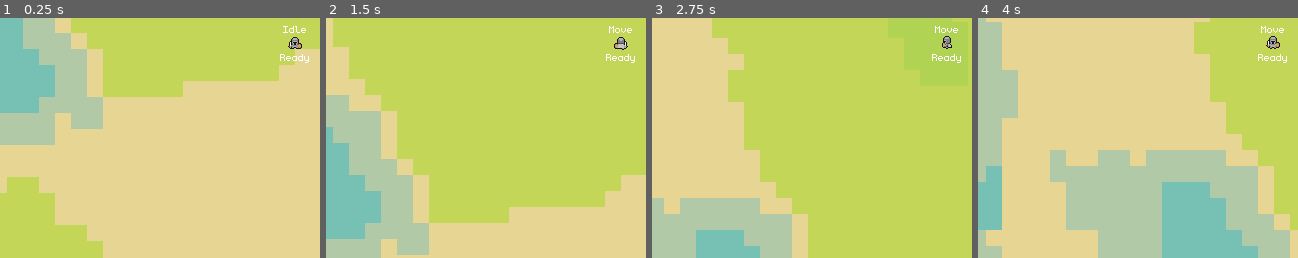
Above: before the commit, frames 1-4 (left to right).
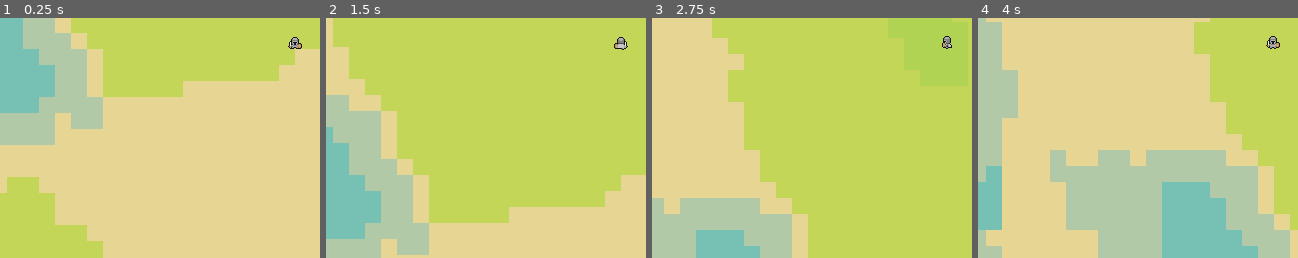
Above: after the commit, the same moments.

Repository: dmitriy-shmilo/GBIC23
Game: Godot game, scene res://main.tscn
Two runs of this game, one before a commit and one after it. Both use one fixed random seed, a clock stepped at 60 frames per second and the inputs below.
Inputs:
- Up to frame 1 (0.25 s): no input
- Up to frame 2 (1.5 s): hold W (move_up) from 0.53 s (still down); tap Space (attack) at 0.6 s; tap E (interact) at 1.35 s
- Up to frame 3 (2.75 s): release W (move_up) at 2.03 s; hold A (move_left) from 2.03 s (still down); tap Space (attack) at 2.1 s
- Up to frame 4 (4 s): tap E (interact) at 2.85 s; release A (move_left) at 3.53 s; hold S (move_down) from 3.53 s (still down); tap Space (attack) at 3.6 s
The pictures show only the part of the screen within x 4-54%, y 45-95%; the shares and areas given below are measured in that part.

The runs differ from the first frame. In frame 1, 0.2% of the frame differs, in the area x 87-97%, y 3-19%; in frame 2, 0.2%; in frame 3, 0.2%; in frame 4, 0.2%.

Commit message:
Add a sword swoosh sound.

Diff:
--- /dev/null
+++ b/assets/sfx/swoosh.tres
@@ -0,0 +1,11 @@
+[gd_resource type="Resource" script_class="SfxCollection" load_steps=6 format=3 uid="uid://c08veedpnrmy4"]
+
+[ext_resource type="AudioStream" uid="uid://bbqjrc64hx1sp" path="res://assets/sfx/swoosh1.wav" id="1_8mf1h"]
+[ext_resource type="AudioStream" uid="uid://t5y7tqxugxfh" path="res://assets/sfx/swoosh2.wav" id="2_t8aop"]
+[ext_resource type="AudioStream" uid="uid://cln756dy3i3te" path="res://assets/sfx/swoosh3.wav" id="3_nudjy"]
+[ext_resource type="Script" path="res://base/sfx_collection.gd" id="4_0uufc"]
+[ext_resource type="AudioStream" uid="uid://drdhwgjorhdwf" path="res://assets/sfx/swoosh4.wav" id="4_rrv2o"]
+
+[resource]
+script = ExtResource("4_0uufc")
+items = Array[AudioStream]([ExtResource("1_8mf1h"), ExtResource("2_t8aop"), ExtResource("3_nudjy"), ExtResource("4_rrv2o")])
--- a/player/player.gd
+++ b/player/player.gd
@@ -1,8 +1,10 @@
 class_name Player
 extends CharacterBody2D
 
+# TODO: consider playing sounds within the state
 const impact_sfx: SfxCollection = preload("res://assets/sfx/impact.tres")
 const heal_sfx: SfxCollection = preload("res://assets/sfx/heal.tres")
+const swoosh_sfx: SfxCollection = preload("res://assets/sfx/swoosh.tres")
 
 @onready var _sprite: AnimatedSprite2D = $"BodySprite"
 @onready var _hit_box: Area2D = $"HitBox"
@@ -20,6 +22,8 @@
 func _on_attack_machine_transitioned(state_name) -> void:
 	match state_name:
 		"Attack":
+			_audio_player.stream = swoosh_sfx.items.pick_random()
+			_audio_player.play()
 			_animation_root = "attack"
 		"Ready":
 			match _movement_machine.current_state.name:
--- a/player/player.tscn
+++ b/player/player.tscn
@@ -30,7 +30,6 @@
 radius = 7.0
 
 [node name="Player" type="CharacterBody2D"]
-collision_layer = 0
 collision_mask = 8
 script = ExtResource("1_pkpuu")
 
@@ -84,6 +83,7 @@
 debug_color = Color(0.686275, 0.478431, 0.419608, 0.419608)
 
 [node name="StateLabel" parent="." node_paths=PackedStringArray("state_machine") instance=ExtResource("12_xi5ew")]
+visible = false
 offset_left = -46.0
 offset_top = -27.0
 offset_right = 46.0
@@ -94,6 +94,7 @@
 metadata/_edit_use_anchors_ = true
 
 [node name="AttackStateLabel" parent="." node_paths=PackedStringArray("state_machine") instance=ExtResource("12_xi5ew")]
+visible = false
 offset_left = -46.0
 offset_top = 1.0
 offset_right = 46.0
Not shown, added: assets/sfx/swoosh1.wav.import
Not shown, added: assets/sfx/swoosh2.wav.import
Not shown, added: assets/sfx/swoosh3.wav.import
Not shown, added: assets/sfx/swoosh4.wav.import
Not shown, added: assets/sfx/swoosh1.wav
Not shown, added: assets/sfx/swoosh2.wav
Not shown, added: assets/sfx/swoosh3.wav
Not shown, added: assets/sfx/swoosh4.wav
